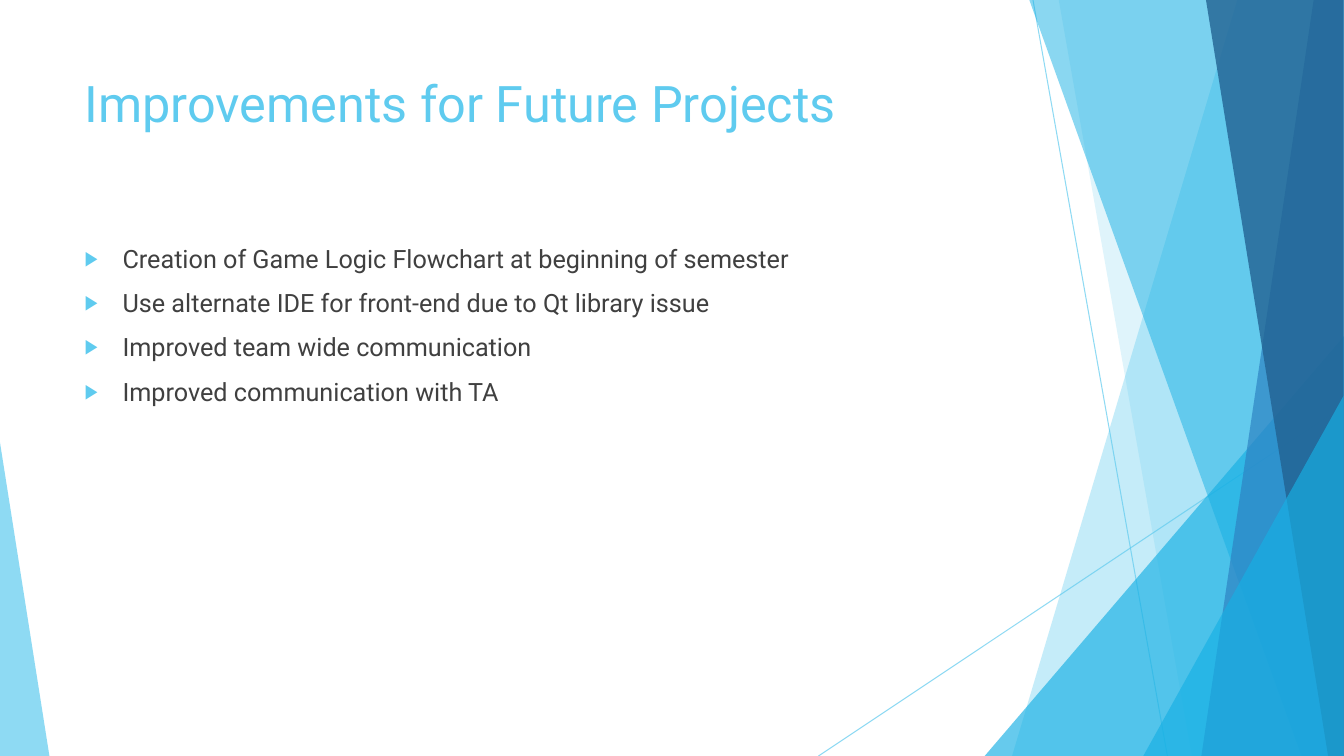
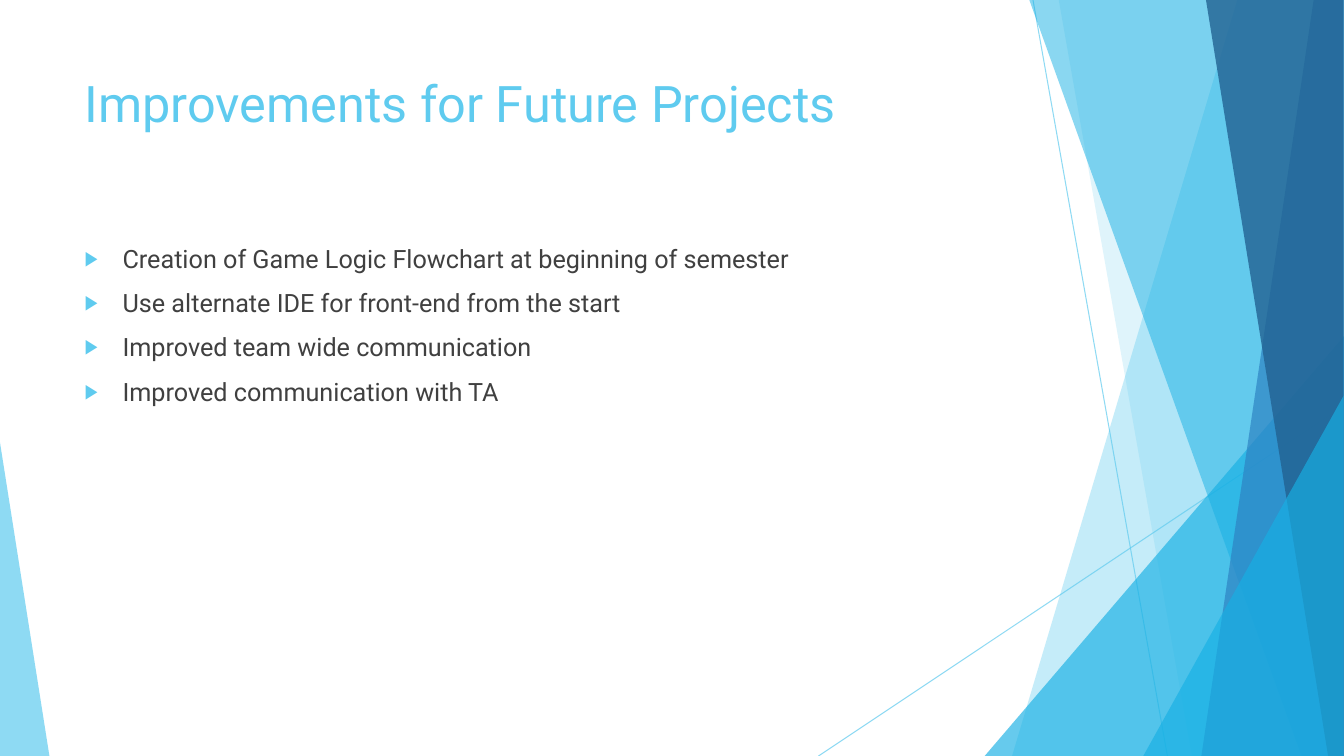
Before and after one commit to fazeelabbasi/CRASH, a slide deck: slide 10 of docs/CMPE 320 Final Group Presentation.pptx (slide 11 before the commit). Drawn at 1344x756 pixels with LibreOffice and Linux fonts; fonts in the diff are those of the drawing. Boxes give left, top, right and bottom in pixels: in the first picture for what was removed or moved away, otherwise in the second. Text is boxed around its words. In the diff, an @@ line names an element or a change of style, - is before the commit and + after.

```diff
--- a/docs/CMPE 320 Final Group Presentation.pptx
+++ b/docs/CMPE 320 Final Group Presentation.pptx
@@ text at (123, 293, 620, 313): text changed @@
-▶ Use alternate IDE for front-end due to Qt library issue
+▶ Use alternate IDE for front-end from the start
```
Also in this commit, not shown: 5 other slides changed, 2 slides added, 3 slides removed, 5 other files.
